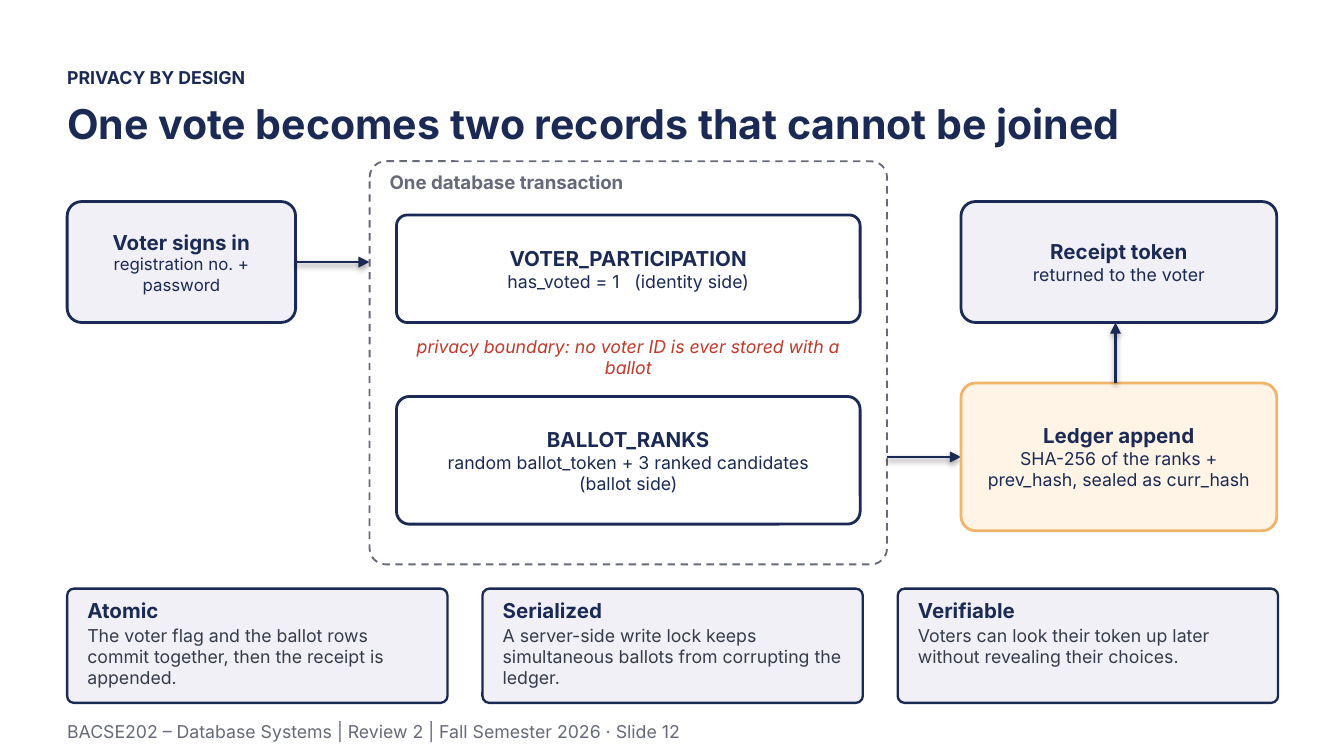
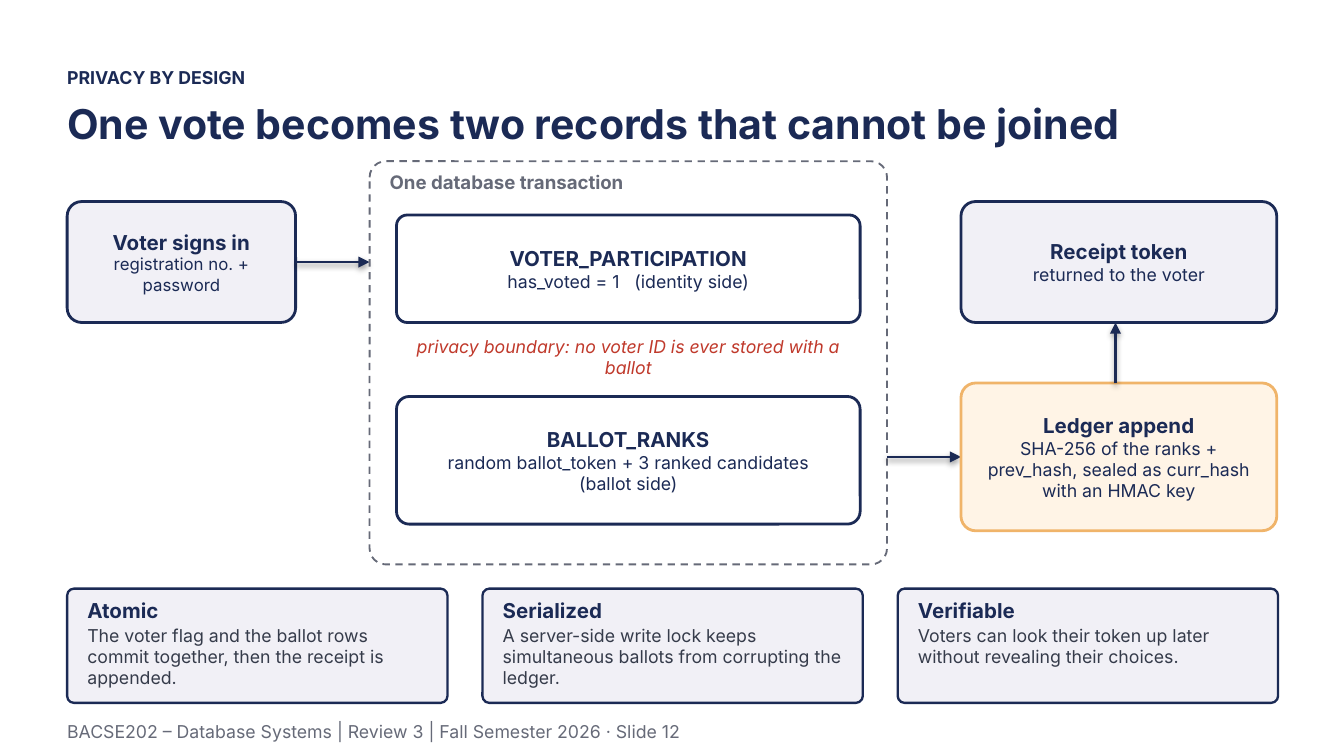
Before and after one commit to Tharakeshtj/polyvote-election-platform, a slide deck: slide 12 of docs/PolyVote_Review3_Final.pptx. Drawn at 1344x756 pixels with LibreOffice and Linux fonts; fonts in the diff are those of the drawing; background and template pictures are left out. Boxes give left, top, right and bottom in pixels: in the first picture for what was removed or moved away, otherwise in the second. Text is boxed around its words. In the diff, an @@ line names an element or a change of style, - is before the commit and + after.

```diff
--- a/docs/PolyVote_Review3_Final.pptx
+++ b/docs/PolyVote_Review3_Final.pptx
@@ text in rounded rectangle at (988, 441, 1250, 501): text changed @@
-SHA-256 of the ranks + prev_hash, sealed as curr_hash
+SHA-256 of the ranks + prev_hash, sealed as curr_hash with an HMAC key
@@ text at (67, 725, 680, 742): text changed @@
-BACSE202 – Database Systems | Review 2 | Fall Semester 2026 · Slide 12
+BACSE202 – Database Systems | Review 3 | Fall Semester 2026 · Slide 12
```
Also in this commit, not shown: 18 other slides changed, 3 other files.
